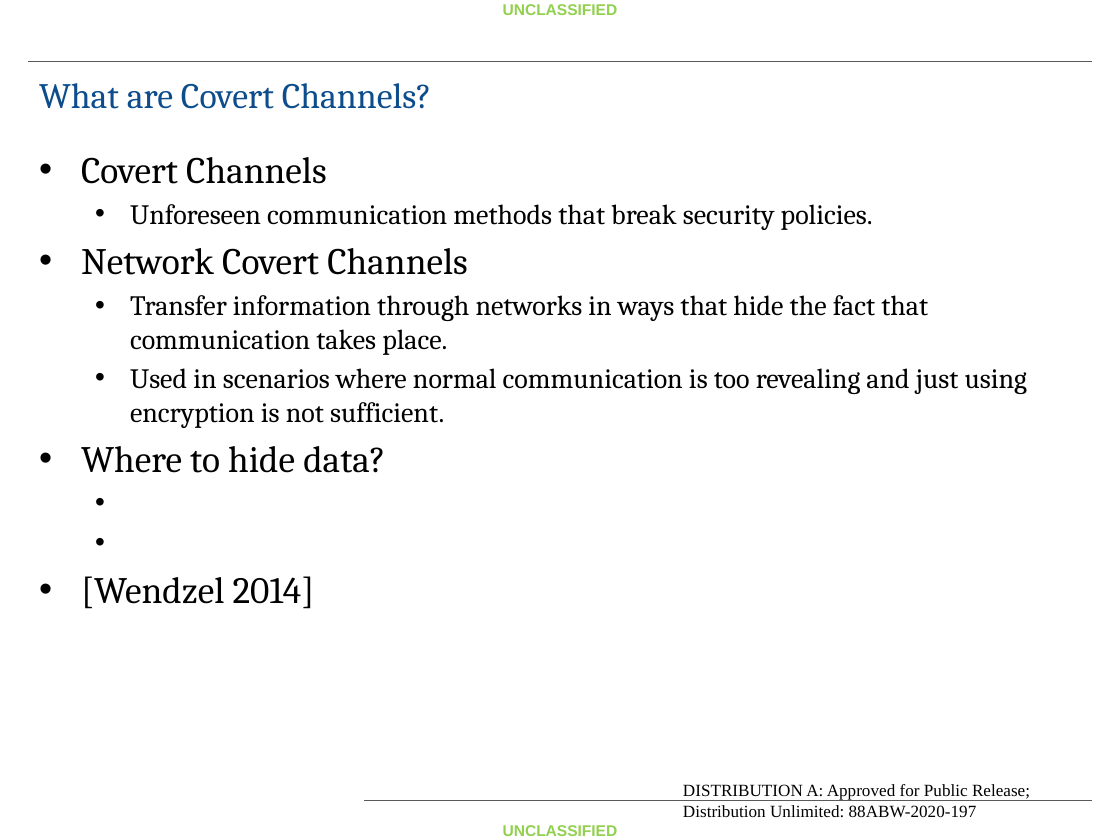
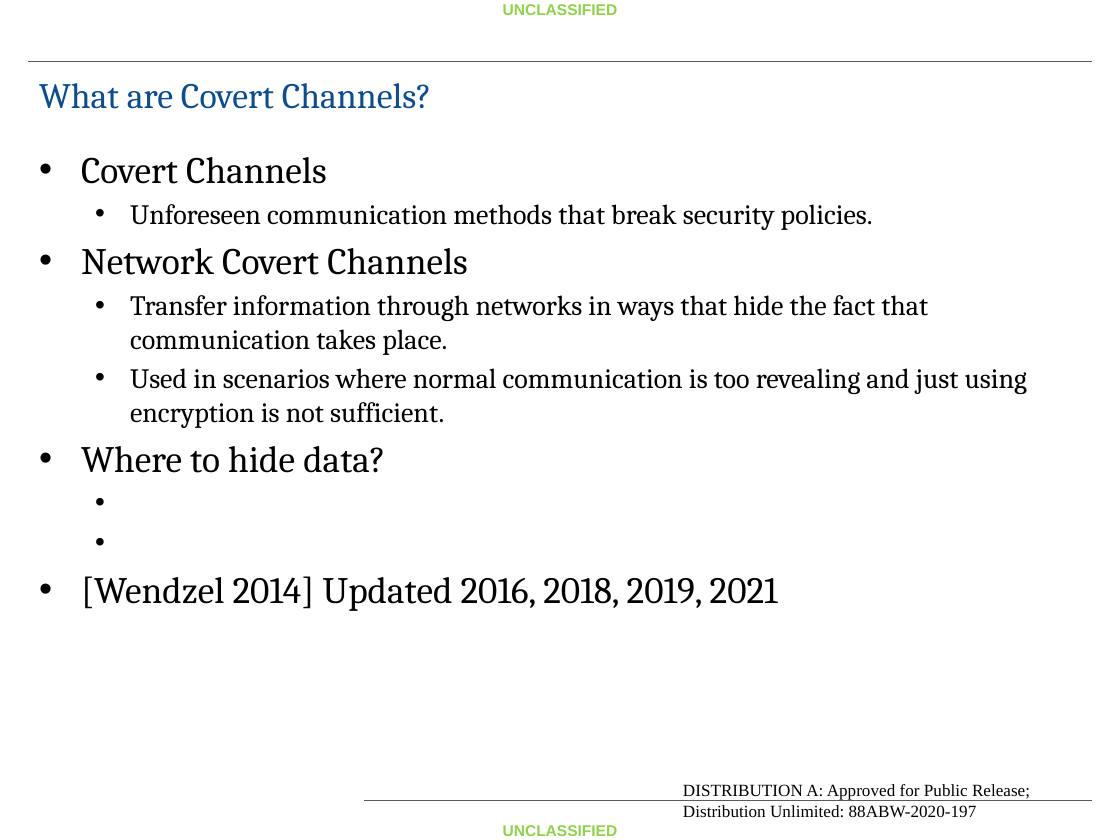
Before and after one commit to fitzgeralddaniel/CovertChannelClass, a slide deck: slide 6 of Handout/Covert Channel Lecture Day 1.pptx. Drawn at 1120x840 pixels with LibreOffice and Linux fonts; fonts in the diff are those of the drawing; background and template pictures are left out. Boxes give left, top, right and bottom in pixels: in the first picture for what was removed or moved away, otherwise in the second. Text is boxed around its words. In the diff, an @@ line names an element or a change of style, - is before the commit and + after.

```diff
--- a/Handout/Covert Channel Lecture Day 1.pptx
+++ b/Handout/Covert Channel Lecture Day 1.pptx
@@ text at (81, 576, 778, 611): text changed @@
-• [Wendzel 2014]
+• [Wendzel 2014] Updated 2016, 2018, 2019, 2021
```
Also in this commit, not shown: 7 other slides changed, 13 other files.
